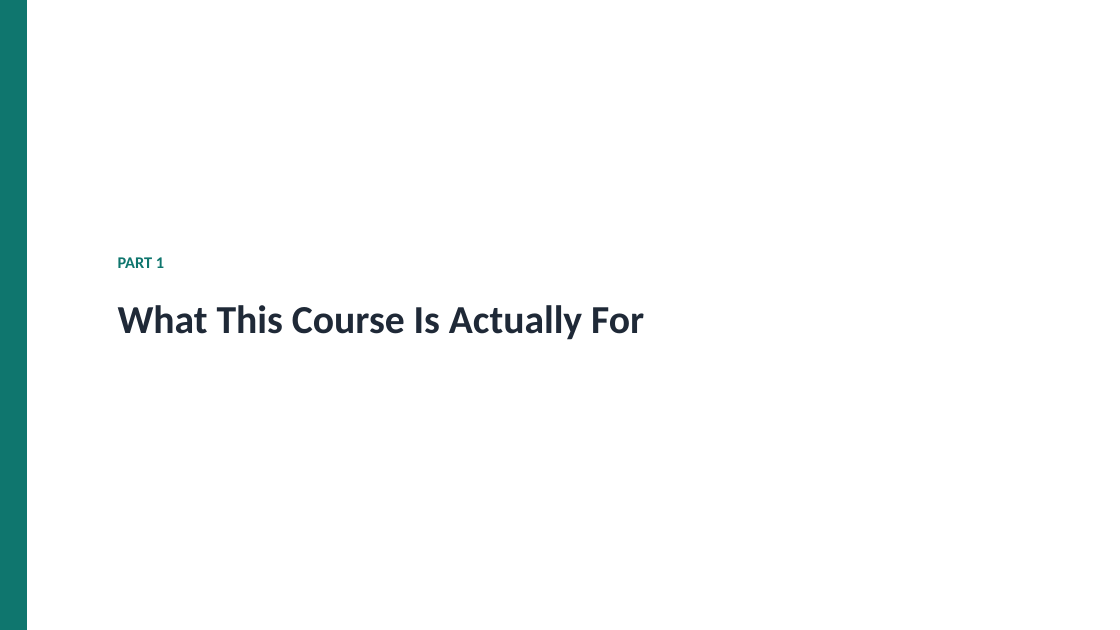
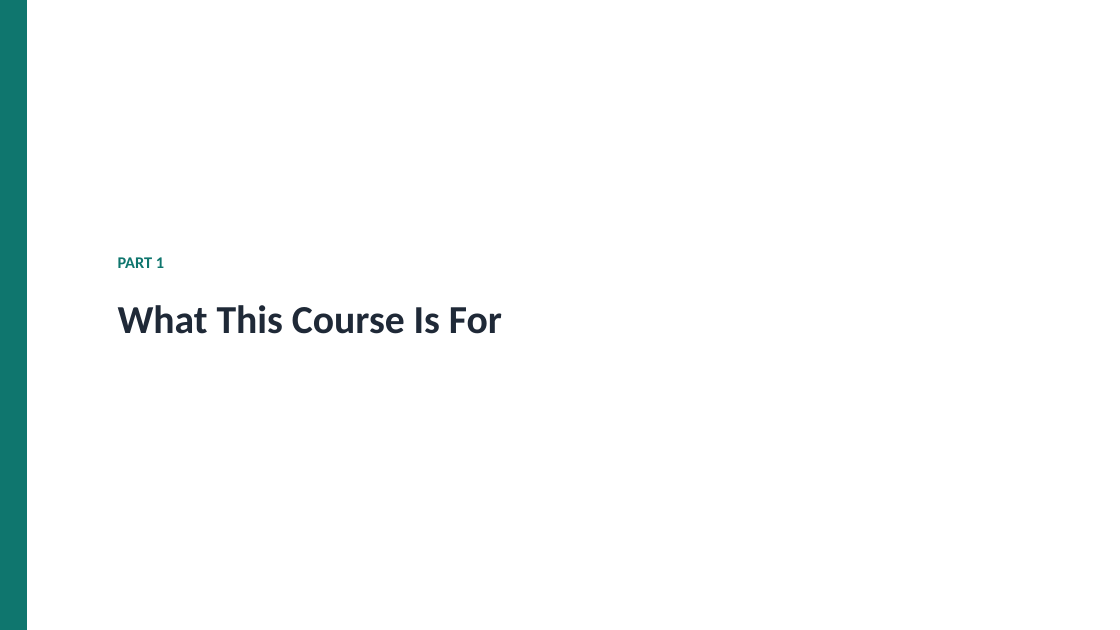
Before and after one commit to makyol/PromptEngineering, a slide deck: slide 3 of Lectures/week01/week01.pptx. Drawn at 1120x630 pixels with LibreOffice and Linux fonts; fonts in the diff are those of the drawing. Boxes give left, top, right and bottom in pixels: in the first picture for what was removed or moved away, otherwise in the second. Text is boxed around its words. In the diff, an @@ line names an element or a change of style, - is before the commit and + after.

```diff
--- a/Lectures/week01/week01.pptx
+++ b/Lectures/week01/week01.pptx
@@ text at [118, 305, 502, 334]: text changed @@
-What This Course Is Actually For
+What This Course Is For
```
Also in this commit, not shown: 18 other slides changed, 5 slides added, 3 slides removed, 7 other files.
